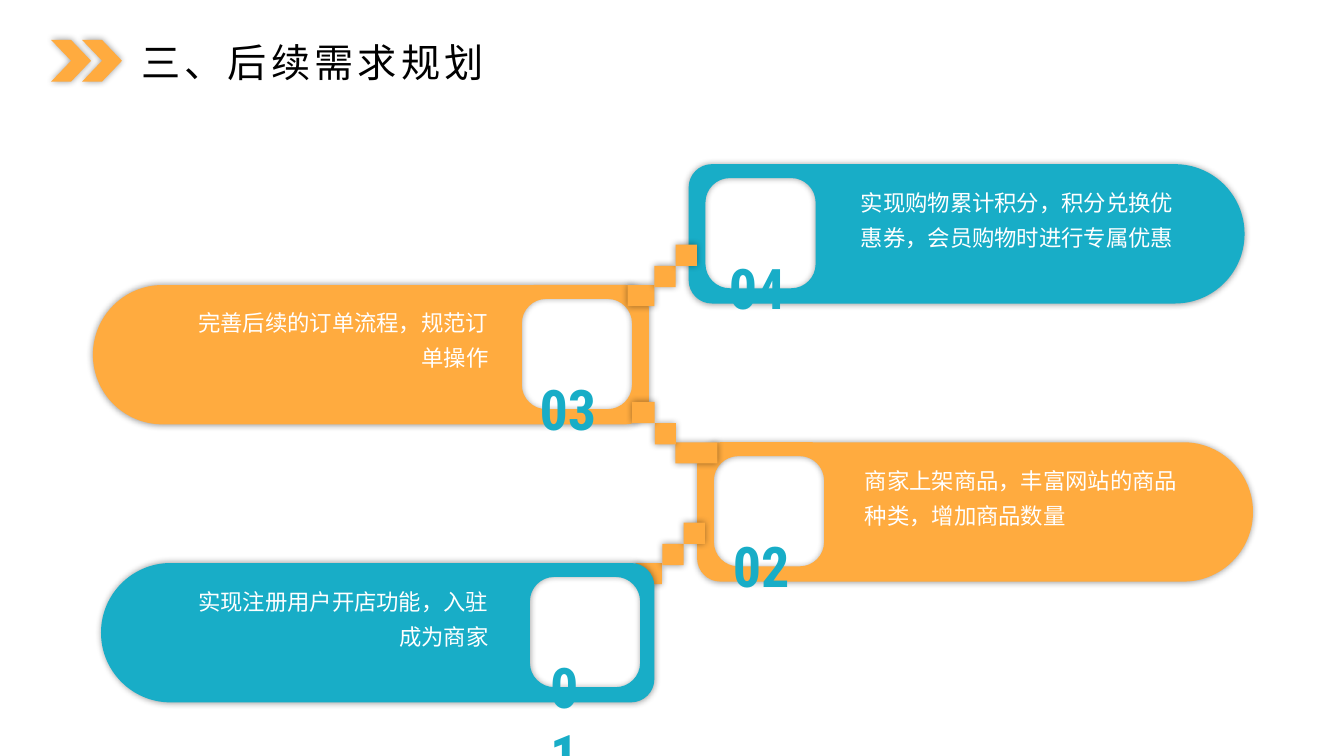
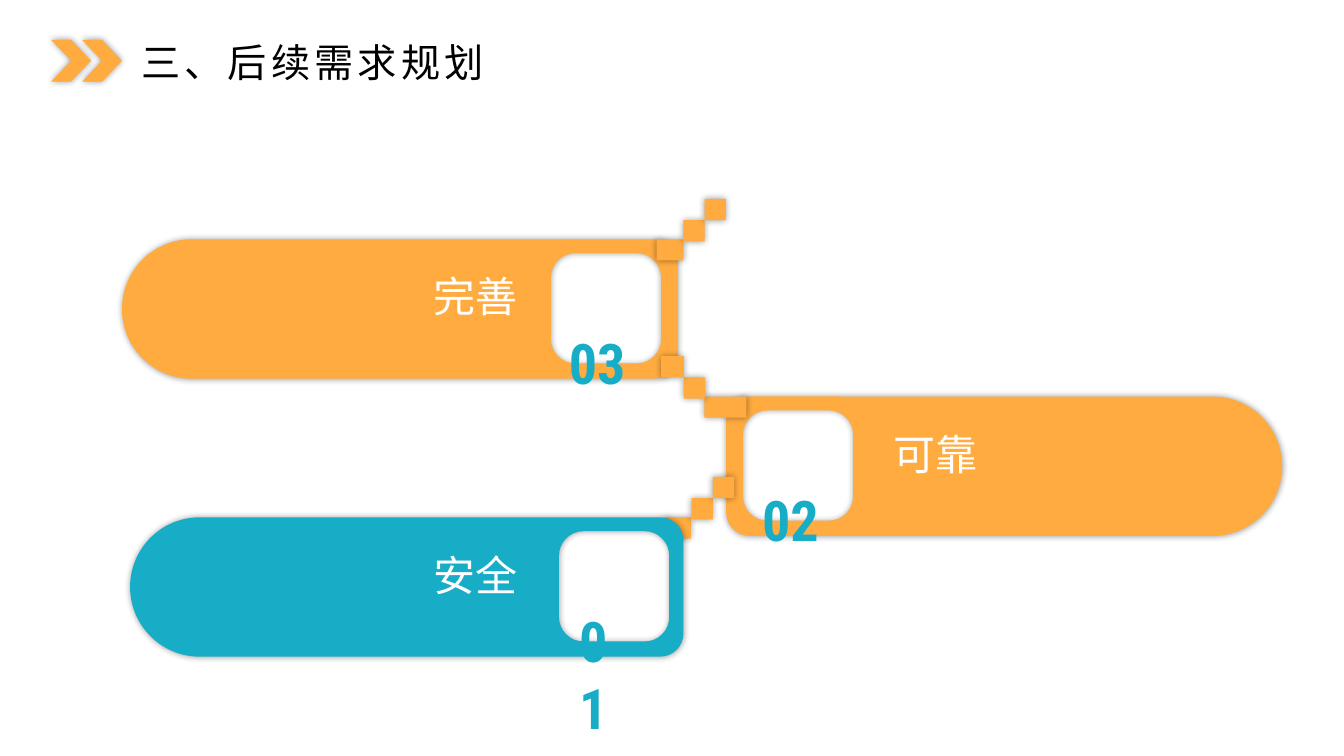
Before and after one commit to yy207/myshop, a slide deck: slide 10 of MyShop/线上商店(乐购网)演示文档.pptx. Drawn at 1344x756 pixels with LibreOffice and Linux fonts; fonts in the diff are those of the drawing. Boxes give left, top, right and bottom in pixels: in the first picture for what was removed or moved away, otherwise in the second. Text is boxed around its words. In the diff, an @@ line names an element or a change of style, - is before the commit and + after.

Commit message:
PPT

```diff
--- a/MyShop/线上商店(乐购网)演示文档.pptx
+++ b/MyShop/线上商店(乐购网)演示文档.pptx
@@ freeform shape removed at [689, 164, 1244, 303] @@
@@ 9 rectangles, 3 texts, 3 freeform shapes: place and size @@
-9 rectangles, 3 texts, 3 freeform shapes at [93, 245, 1253, 703]
+9 rectangles, 3 texts, 3 freeform shapes at [122, 199, 1282, 656]
@@ text removed at [861, 192, 1173, 248] @@
-实现购物累计积分，积分兑换优惠券，会员购物时进行专属优惠
@@ text removed at [729, 268, 786, 310] @@
-04
@@ text at [434, 276, 518, 316]: text changed; size 16 to 30 pt @@
-完善后续的订单流程，规范订单操作
+完善
@@ text at [894, 434, 978, 474]: text changed; size 16 to 30 pt @@
-商家上架商品，丰富网站的商品种类，增加商品数量
+可靠
@@ text at [434, 555, 518, 594]: text changed; size 16 to 30 pt @@
-实现注册用户开店功能，入驻成为商家
+安全
```
Also in this commit, not shown: 2 other slides changed.
